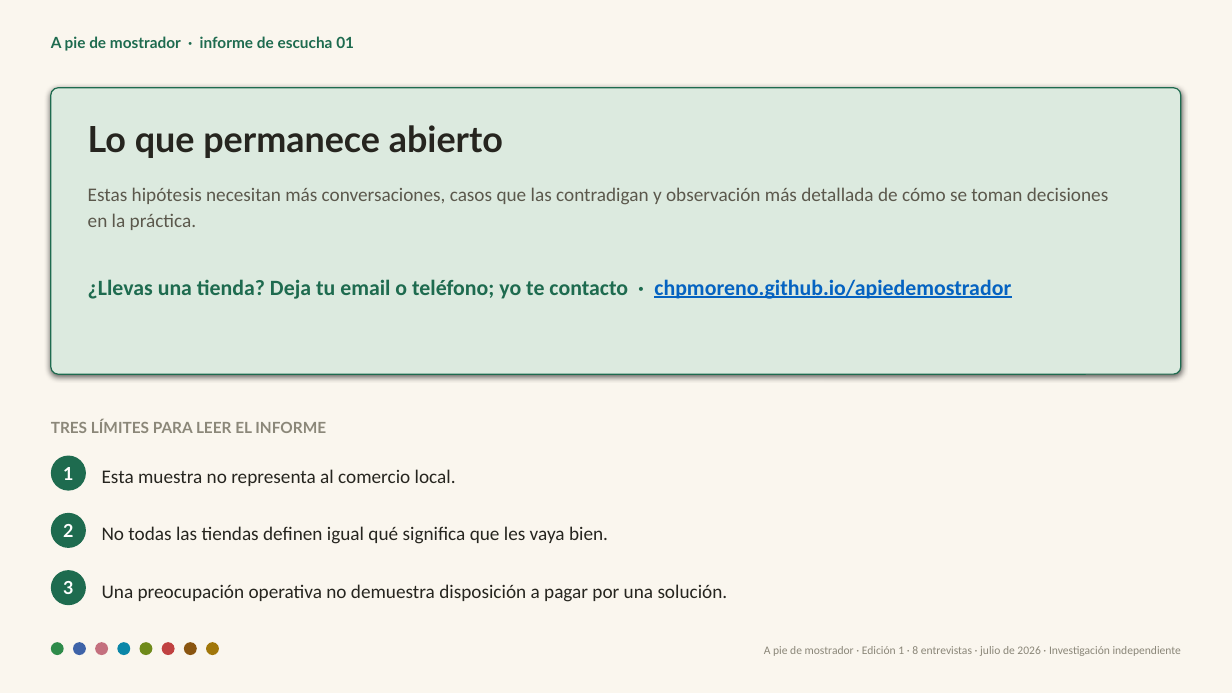
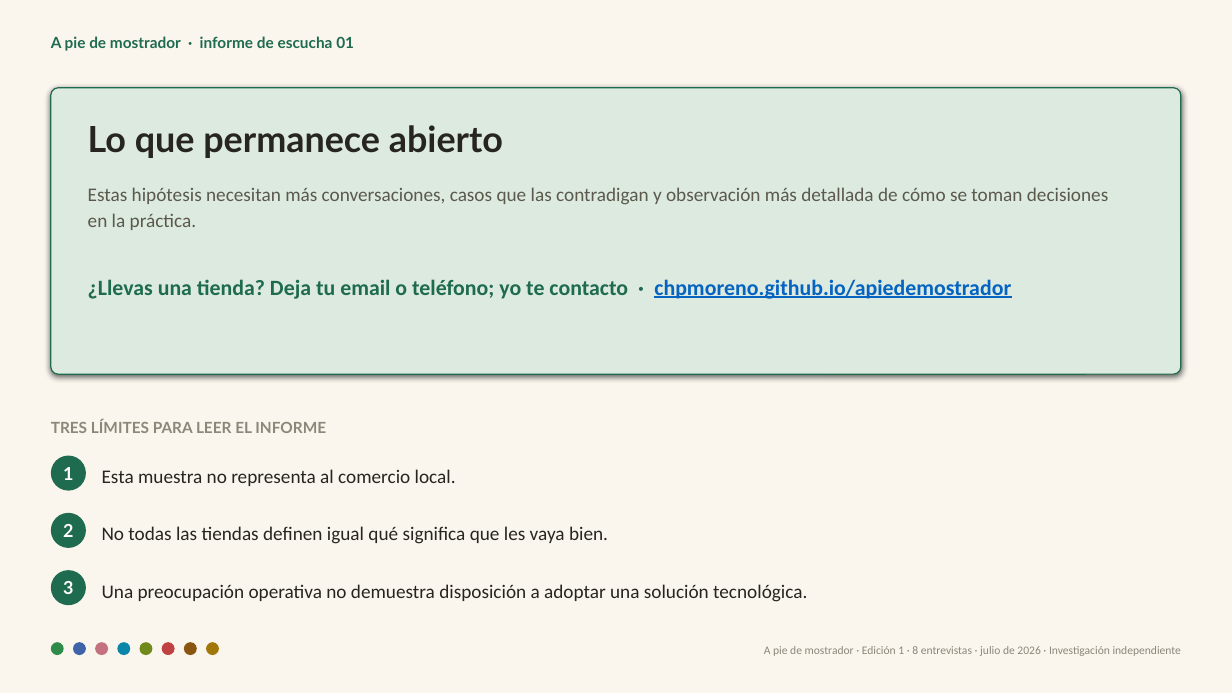
Before and after one commit to chpmoreno/apiedemostrador, a slide deck: slide 8 of apiedemostrador-deck.pptx. Drawn at 1232x693 pixels with LibreOffice and Linux fonts; fonts in the diff are those of the drawing. Boxes give left, top, right and bottom in pixels: in the first picture for what was removed or moved away, otherwise in the second. Text is boxed around its words. In the diff, an @@ line names an element or a change of style, - is before the commit and + after.

```diff
--- a/apiedemostrador-deck.pptx
+++ b/apiedemostrador-deck.pptx
@@ text at [102,584,807,602]: text changed @@
-Una preocupación operativa no demuestra disposición a pagar por una solución.
+Una preocupación operativa no demuestra disposición a adoptar una solución tecnológica.
```
Also in this commit, not shown: 6 other files.
